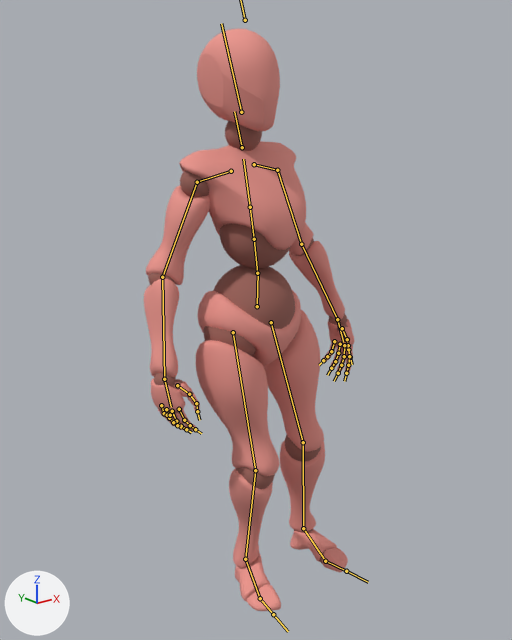
Before and after pictures for a commit that changed the FBX model public/animations/idle.fbx.
One viewpoint serves both versions: a camera (50 mm lens) standing at (-1.26, -1.59, 1.603) and looking at (0.035, 0.029, 0.955). Lighting does not change. The marker at lower left points along +X, +Y and +Z. Both versions are drawn at frame 87 of the action 'mixamo.com'; the numbers are the values there. The bones that bend it are drawn over the model as lines.

Names of what the first picture shows: 'Beta_Joints', 'Beta_Surface'.
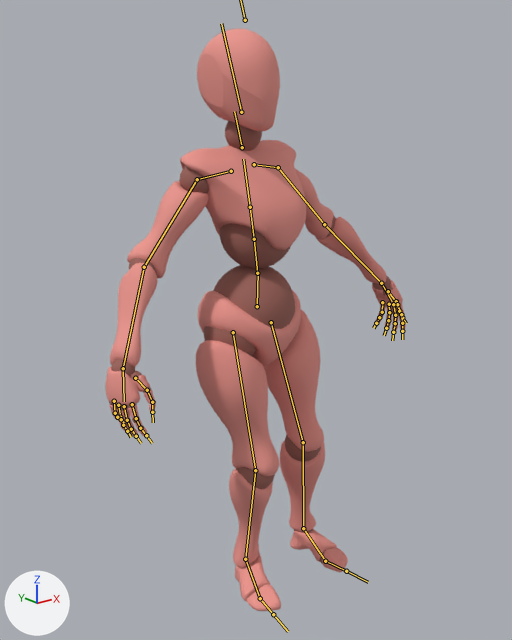
Commit message: Updated idle animation

Changed parts and their boxes [x1, y1, x2, y2] in the pictures (512 x 640 px):
'Beta_Surface', posed (43% wider)
    before: [144, 29, 354, 611]
    after: [105, 29, 406, 611]
'Beta_Joints', posed (44% wider)
    before: [148, 121, 353, 587]
    after: [109, 121, 405, 587]
bone 'mixamorig:RightShoulder', root to tip
    before: (231, 171) to (197, 182)
    after: (231, 171) to (197, 179)
bone 'mixamorig:RightArm', root to tip
    before: (197, 182) to (162, 277)
    after: (197, 179) to (144, 267)
bone 'mixamorig:RightForeArm', root to tip
    before: (162, 277) to (164, 379)
    after: (144, 267) to (123, 368)
bone 'mixamorig:LeftShoulder', root to tip
    before: (254, 164) to (277, 170)
    after: (254, 164) to (278, 167)
bone 'mixamorig:LeftArm', root to tip
    before: (277, 170) to (301, 244)
    after: (278, 167) to (324, 224)
bone 'mixamorig:LeftForeArm', root to tip
    before: (301, 244) to (337, 319)
    after: (324, 224) to (381, 283)
bone 'mixamorig:LeftHand', root to tip
    before: (337, 319) to (343, 342)
    after: (381, 283) to (392, 301)

The edits, one by one:
Bone 'mixamorig:RightShoulder' (bone_mixamorig_rightshoulder) turns from (3, -5, 1) to (0, -5, 1) degrees about its own x, y and z.
Bone 'mixamorig:RightArm' (bone_mixamorig_rightarm) turns from (59, -7, -9) to (43, -7, -9) degrees about its own x, y and z.
Bone 'mixamorig:RightForeArm' (bone_mixamorig_rightforearm) turns from (0, 0, -26) to (-2, 8, -24) degrees about its own x, y and z.
Bone 'mixamorig:LeftShoulder' (bone_mixamorig_leftshoulder) turns from (18, 4, 10) to (14, 3, 9) degrees about its own x, y and z.
Bone 'mixamorig:LeftArm' (bone_mixamorig_leftarm) turns from (53, 10, 9) to (37, 9, 9) degrees about its own x, y and z.
Bone 'mixamorig:LeftForeArm' (bone_mixamorig_leftforearm) turns from (0, 0, 23) to (-1, -7, 22) degrees about its own x, y and z.
Bone 'mixamorig:LeftHand' (bone_mixamorig_lefthand) turns from (11, -24, -7) to (12, -20, -12) degrees about its own x, y and z.
